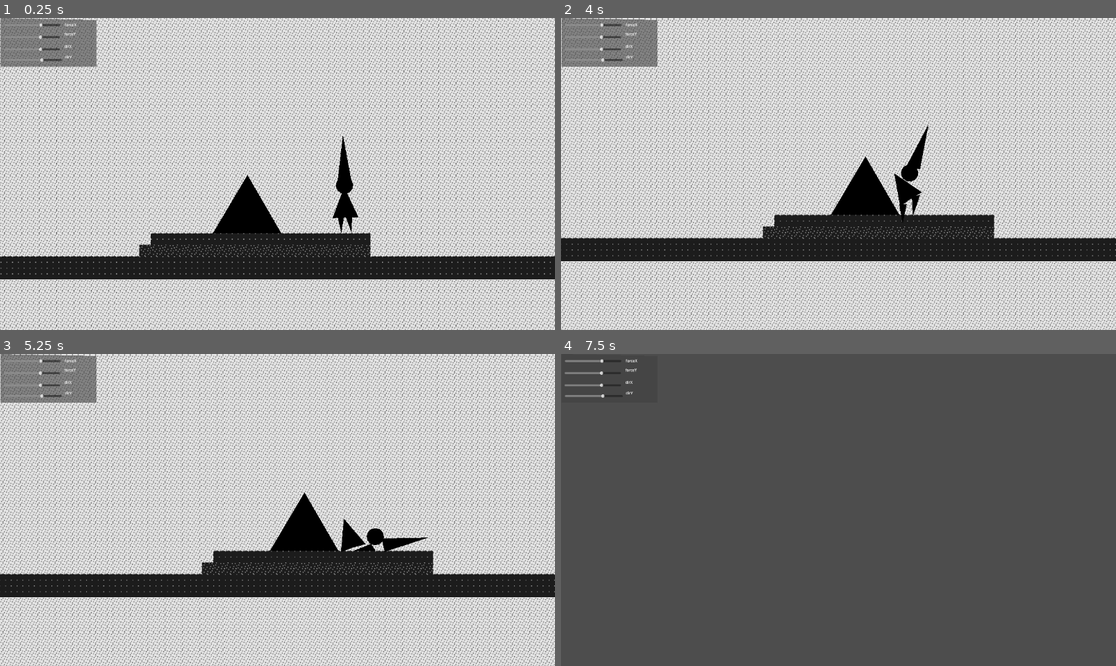
Above: before the commit, frames 1-4 (two rows, left to right).
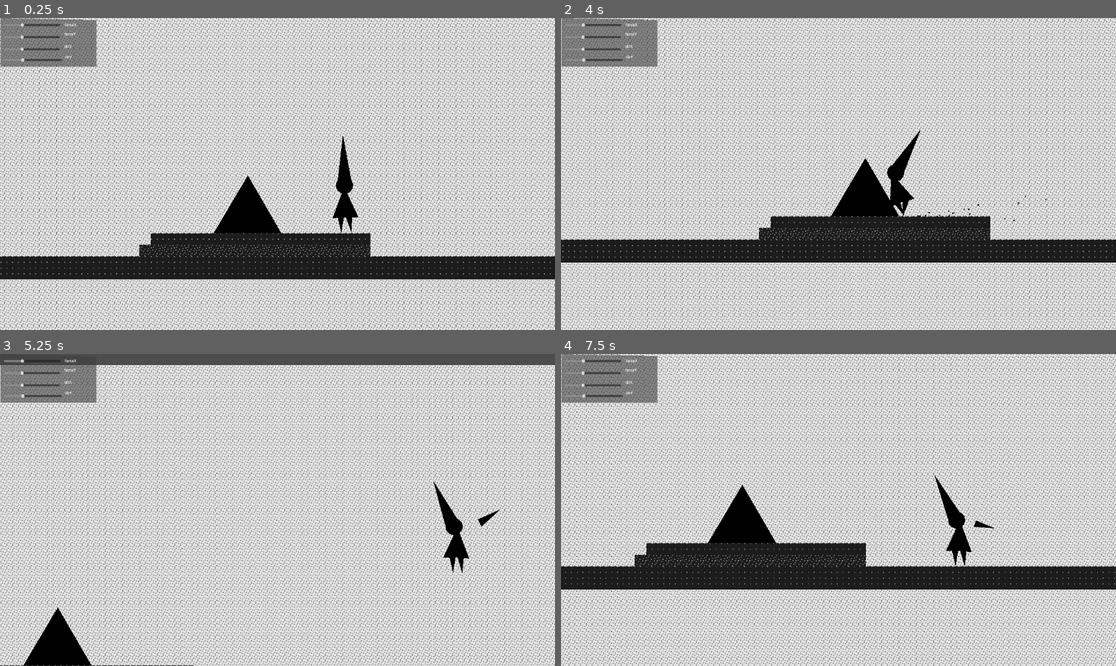
Above: after the commit, the same moments.

Repository: sciamop/circle-triangle-square
Game: Godot game, scene res://Scenes/game.tscn
The game is run twice, just before and just after one commit, with the same random seed, the same clock (stepped at 60 frames per second) and the same inputs.
Inputs:
- Up to frame 1 (0.25 s): no input
- Up to frame 2 (4 s): hold Right (move_right) 0.53-2.03 s; tap Ctrl (slash) at 0.6, 1.55, 2.1, 2.85, 3.8 s; tap Space (jump) at 0.77, 1.52, 3.02, 3.77 s; tap Shift (dash) at 1.35, 3.6 s; hold Left (move_left) from 2.03 s (still down)
- Up to frame 3 (5.25 s): release Left (move_left) at 4.28 s; hold Right (move_right) from 4.28 s (still down); tap Ctrl (slash) at 4.35, 5.1 s; tap Space (jump) at 4.52 s
- Up to frame 4 (7.5 s): keep holding Right (move_right); tap Shift (dash) at 5.85 s; tap Space (jump) at 6.02, 6.77 s; tap Ctrl (slash) at 6.05, 6.6, 7.35 s

The runs differ from the first frame. In frame 1, 0.2% of the frame differs, in the area x 3-51%, y 1-70%; in frame 2, 32%; in frame 3, 41%; in frame 4, 99%, in the area x 0-100%, y 0-100%.

Commit message:
Attempts to fix physics issues with collision

Diff:
--- a/Scenes/enemy.tscn
+++ b/Scenes/enemy.tscn
@@ -8,7 +8,13 @@
 [node name="enemy" type="RigidBody2D"]
 collision_layer = 4
 collision_mask = 3
-gravity_scale = 2.544
+mass = 0.93
+gravity_scale = 0.88
+center_of_mass_mode = 1
+center_of_mass = Vector2(0, -20.41)
+can_sleep = false
+lock_rotation = true
+continuous_cd = 1
 script = ExtResource("1_hghv2")
 
 [node name="Polygon2D" type="Polygon2D" parent="."]
--- a/Scenes/game.tscn
+++ b/Scenes/game.tscn
@@ -515,7 +515,6 @@
 [node name="Player" parent="." instance=ExtResource("2_a8p0r")]
 position = Vector2(195, -215)
 collision_mask = 7
-invincible = false
 
 [node name="Camera2D" type="Camera2D" parent="Player"]
 position = Vector2(-92, 42)
@@ -530,7 +529,6 @@
 position = Vector2(62, -134)
 mass = 1.282
 gravity_scale = 0.856
-can_sleep = false
 
 [node name="Killzone" parent="." instance=ExtResource("4_3dryh")]
 position = Vector2(84, 125)
--- a/Scenes/player.tscn
+++ b/Scenes/player.tscn
@@ -53,6 +53,8 @@
 modifications/2 = SubResource("SkeletonModification2DTwoBoneIK_mlksc")
 modifications/3 = SubResource("SkeletonModification2DTwoBoneIK_akpe4")
 modifications/4 = SubResource("SkeletonModification2DTwoBoneIK_cvnsp")
+
+[sub_resource type="PhysicsMaterial" id="PhysicsMaterial_vgqql"]
 
 [sub_resource type="RectangleShape2D" id="RectangleShape2D_5uiyf"]
 size = Vector2(38.1691, 15.6157)
@@ -500,8 +502,9 @@
 
 [node name="HatPolygon" type="Polygon2D" parent="."]
 z_index = 1
-position = Vector2(-2.59427, 33.2045)
-rotation = -1.03454
+position = Vector2(1.79445, 29.6435)
+rotation = -1.33087
+scale = Vector2(0.999999, 0.999999)
 color = Color(0, 0, 0, 1)
 offset = Vector2(-2.57, 2.54)
 texture_scale = Vector2(61.65, 61.65)
@@ -509,10 +512,11 @@
 vertex_colors = PackedColorArray(0, 0, 0, 1)
 
 [node name="HeadPolygon" type="Polygon2D" parent="."]
-position = Vector2(-5.76608, 39.4418)
-rotation = -1.11132
+position = Vector2(0.582203, 36.5352)
+rotation = -1.40764
+scale = Vector2(0.999999, 0.999999)
 color = Color(0, 0, 0, 1)
-polygon = PackedVector2Array(12, 0, 10.3923, 6, 6, 10.3923, 7.34764e-16, 12, -6, 10.3923, -10.3923, 6, -12, 1.46953e-15, -10.3923, -6, -6, -10.3923, -2.20429e-15, -12, 6, -10.3923, 10.3923, -6)
+polygon = PackedVector2Array(12, 0, 10.3923, 6, 6, 10.3923, 7.34788e-16, 12, -6, 10.3923, -10.3923, 6, -12, 1.46958e-15, -10.3923, -6, -6, -10.3923, -2.20436e-15, -12, 6, -10.3923, 10.3923, -6)
 script = ExtResource("2_256ay")
 radius = 12.0
 segments = 12
@@ -520,7 +524,8 @@
 [node name="BodyPolygon" type="Polygon2D" parent="."]
 z_index = 1
 position = Vector2(3, 80)
-rotation = -1.92309
+rotation = -1.69385
+scale = Vector2(1, 1)
 color = Color(0, 0, 0, 1)
 offset = Vector2(-1.235, 4.365)
 texture_scale = Vector2(61.65, 61.65)
@@ -530,8 +535,8 @@
 [node name="Leg02Polygon" type="Polygon2D" parent="."]
 z_index = 1
 position = Vector2(11, 80)
-rotation = 1.90109
-scale = Vector2(1, 1)
+rotation = 1.54139
+scale = Vector2(0.999931, 0.999931)
 color = Color(0, 0, 0, 1)
 texture_scale = Vector2(61.65, 61.65)
 skeleton = NodePath("../Leg01Polygon")
@@ -540,10 +545,10 @@
 
 [node name="ArmPolygon" type="Polygon2D" parent="."]
 z_index = 1
-position = Vector2(-3.89236, 50.6419)
-rotation = 2.7593
-scale = Vector2(0.999733, 0.999724)
-skew = -0.00295913
+position = Vector2(7.42814, 50.0186)
+rotation = -2.52531
+scale = Vector2(0.999732, 0.999724)
+skew = -0.0029608
 color = Color(0, 0, 0, 1)
 texture_scale = Vector2(61.65, 61.65)
 skeleton = NodePath("../Leg01Polygon")
@@ -552,8 +557,9 @@
 
 [node name="Leg01Polygon" type="Polygon2D" parent="."]
 z_index = 1
-position = Vector2(-3.14098, 79.488)
-rotation = 1.03335
+position = Vector2(-3.00159, 79.9435)
+rotation = 1.51425
+scale = Vector2(1, 1)
 color = Color(0, 0, 0, 1)
 offset = Vector2(-0.335, 14.865)
 texture_scale = Vector2(61.65, 61.65)
@@ -642,25 +648,32 @@
 position = Vector2(0.023839, 5.06)
 rotation = -0.193316
 scale = Vector2(0.999881, 0.999873)
-skew = -0.00295913
+skew = -0.00296068
 rest = Transform2D(0.981256, -0.192091, 0.194993, 0.980675, 0.023839, 5.06)
 auto_calculate_length_and_angle = false
 length = 34.685
 bone_angle = -129.488
 editor_settings/show_bone_gizmo = false
 
-[node name="ArmHurtBoxWrapper" type="StaticBody2D" parent="Skeleton2D/HipBone/BodyBone/HeadBone/upperArmBone/lowerArmBone"]
+[node name="ArmHurtBoxWrapper" type="RigidBody2D" parent="Skeleton2D/HipBone/BodyBone/HeadBone/upperArmBone/lowerArmBone"]
 position = Vector2(-8.83179, -12.0543)
 rotation = -2.25523
 scale = Vector2(1.00156, 0.999186)
 collision_layer = 0
-collision_mask = 4
+collision_mask = 14
+physics_material_override = SubResource("PhysicsMaterial_vgqql")
+can_sleep = false
+lock_rotation = true
+freeze_mode = 1
+custom_integrator = true
+max_contacts_reported = 4
+linear_velocity = Vector2(0.98, 0)
 script = ExtResource("3_sgjrr")
 
 [node name="ArmHurtBox" type="CollisionShape2D" parent="Skeleton2D/HipBone/BodyBone/HeadBone/upperArmBone/lowerArmBone/ArmHurtBoxWrapper"]
 physics_interpolation_mode = 2
 position = Vector2(3.8147e-06, -7.62939e-06)
-rotation = 0.000279853
+rotation = 0.000279848
 scale = Vector2(0.998255, 1.00205)
 skew = -0.00183654
 shape = SubResource("RectangleShape2D_5uiyf")
--- a/Scripts/armHurtBox.gd
+++ b/Scripts/armHurtBox.gd
@@ -1,4 +1,4 @@
-extends StaticBody2D
+extends RigidBody2D
 
 var forceX: int = 1000
 var forceY: int = 1000
@@ -10,7 +10,7 @@
 # Called when the node enters the scene tree for the first time.
 func _ready() -> void:
 
-	set_deferred("disabled", true)
+	#set_deferred("disabled", true)
 	pass # Replace with function body.
 
 
@@ -28,21 +28,28 @@
 
 		# added is slashing so kill is only possible on strike
 		if (colObj.name.contains("enemy") && player.is_slashing):
+			var enemyCollider:CollisionShape2D = colObj.get_child(1)
+			var enemyPos:Vector2 = colObj.global_position
 
-			colObj.set_deferred("freeze",false)
-
-			var enemyCollider:CollisionShape2D = colObj.get_child(1)
-			print(forceY)
+			forceY = 50 + randi() % 20
+			forceX = 128 + randi() % 20
+			dirX = 80 + randi() % 20
+			dirY = 77 + randi() % 20
 			var force = Vector2(forceX,forceY) * player.last_direction
 			var direction = Vector2(dirX,dirY) * player.last_direction
+
+
+			#colObj.set_deferred("freeze",false)
 
 			#colObj.apply_impulse(direction, random_force)
 			#colObj.queue_free()  # Remove the character
 			#colObj.linear_velocity = direction.normalized() * force
 			#var random_force = Vector2(-30,-50)
-			colObj.apply_impulse(direction, force)
 
-	set_deferred("position", Vector2(-10,-20))
-
+			colObj.apply_impulse(force, direction)
+			#if enemyPos == colObj.global_position:
+				#print("didn't move")
+	#set_deferred("position", Vector2(-10,-20))
+	position = Vector2(-10,-20)
 
 	#colObj.queue_free()  # Remove the character
--- a/Scripts/enemy.gd
+++ b/Scripts/enemy.gd
@@ -9,14 +9,14 @@
 
 
 func _ready() -> void:
-	set_deferred("gravity_scale", _gravity_scale)
-	set_deferred("mass", _mass)
+	#set_deferred("gravity_scale", _gravity_scale)
+	#set_deferred("mass", _mass)
 	spawn_position = Vector2(position.x,position.y)
 	c_layer = collision_layer
 	m_layer = collision_mask
 	parent = get_parent()
-	print(c_layer)
-	print(m_layer)
+	print("collide: " + str(c_layer))
+	print("mask: " + str(m_layer))
 
 func _process(delta: float) -> void:
 	#print(position.y)
@@ -35,8 +35,8 @@
 	new_object.global_position = Vector2(spawn_position.x, spawn_position.y - 100)
 	new_object.collision_layer = c_layer
 	new_object.collision_mask = m_layer
-	new_object.set_deferred("mass", _gravity_scale)
-	new_object.set_deferred("gravity_scale", _gravity_scale)
+	#new_object.set_deferred("mass", _gravity_scale)
+	#new_object.set_deferred("gravity_scale", _gravity_scale)
 
 	set_process(true)
 	set_physics_process(true)
--- a/Scripts/player.gd
+++ b/Scripts/player.gd
@@ -15,7 +15,7 @@
 
 @onready var player: CharacterBody2D = $"."
 @onready var skeleton_2d: Skeleton2D = $Skeleton2D
-@onready var arm_hurt_box_wrapper: StaticBody2D = $Skeleton2D/HipBone/BodyBone/HeadBone/upperArmBone/lowerArmBone/ArmHurtBoxWrapper
+@onready var arm_hurt_box_wrapper: RigidBody2D = $Skeleton2D/HipBone/BodyBone/HeadBone/upperArmBone/lowerArmBone/ArmHurtBoxWrapper
 
 #dashing
 var is_dashing:bool 				= false
@@ -105,10 +105,8 @@
 #	for animation
 	if last_direction < 0:
 		$Skeleton2D.scale.x = 1
-		print(last_direction)
 	if last_direction > 0:
 		$Skeleton2D.scale.x = -1
-		print(last_direction)
 
 	player_anim_player.play("slashLeft")
 
--- a/Scripts/slider.gd
+++ b/Scripts/slider.gd
@@ -1,13 +1,13 @@
 extends HSlider
 
 var min_val:int = 10
-var max_val:int = 100
+var max_val:int = 666
 var _step:float = 10
 var labelText:String
 @export var enemy_mass:float
 @export var enemy_gravity_scale:float
 
-@onready var arm_hurt_box: StaticBody2D = $"/root/Game/Player/Skeleton2D/HipBone/BodyBone/HeadBone/upperArmBone/lowerArmBone/ArmHurtBoxWrapper"
+@onready var arm_hurt_box: RigidBody2D = $"/root/Game/Player/Skeleton2D/HipBone/BodyBone/HeadBone/upperArmBone/lowerArmBone/ArmHurtBoxWrapper"
 #@onready var arm_hurt_box: AnimatableBody2D = $"/root/Game/Player/ArmHurtBoxWrapper"
 
 func _ready() -> void:
@@ -17,38 +17,14 @@
 	var label:Label = get_child(0)
 	label.text = name
 
-
-
-	if (labelText == "gravity_scale" || labelText == "mass"):
-		min_value = -1.0
-		max_value = 5.0
-		value = 1.0
-		step = 0.1
-	else:
-		min_value = min_val
-		max_value = max_val
-		step = _step
-		value = 66
+	min_value = min_val
+	max_value = max_val
+	step = _step
+	value = 222
 
 func _on_value_changed(value: float) -> void:
 	#print(value)
-	if (labelText == "gravity_scale" || labelText == "mass"):
-
-		var enemy: RigidBody2D =  get_tree().current_scene.find_child("enemy*")
-
-
-		if enemy:
-			enemy.set_deferred(labelText, value)
-
-		#
-		#if (labelText == "mass"):
-			#enemy_mass = value
-		#
-		#if (labelText == "gravity_scale"):
-			#enemy_mass = value
-
-	else:
-		arm_hurt_box.set_deferred(labelText,value)
+	arm_hurt_box.set_deferred(labelText,value)
 
 func _on_drag_ended(value_changed: bool) -> void:
 	release_focus()
Not shown: 1 places in Scenes/player.tscn that only renumber resources
